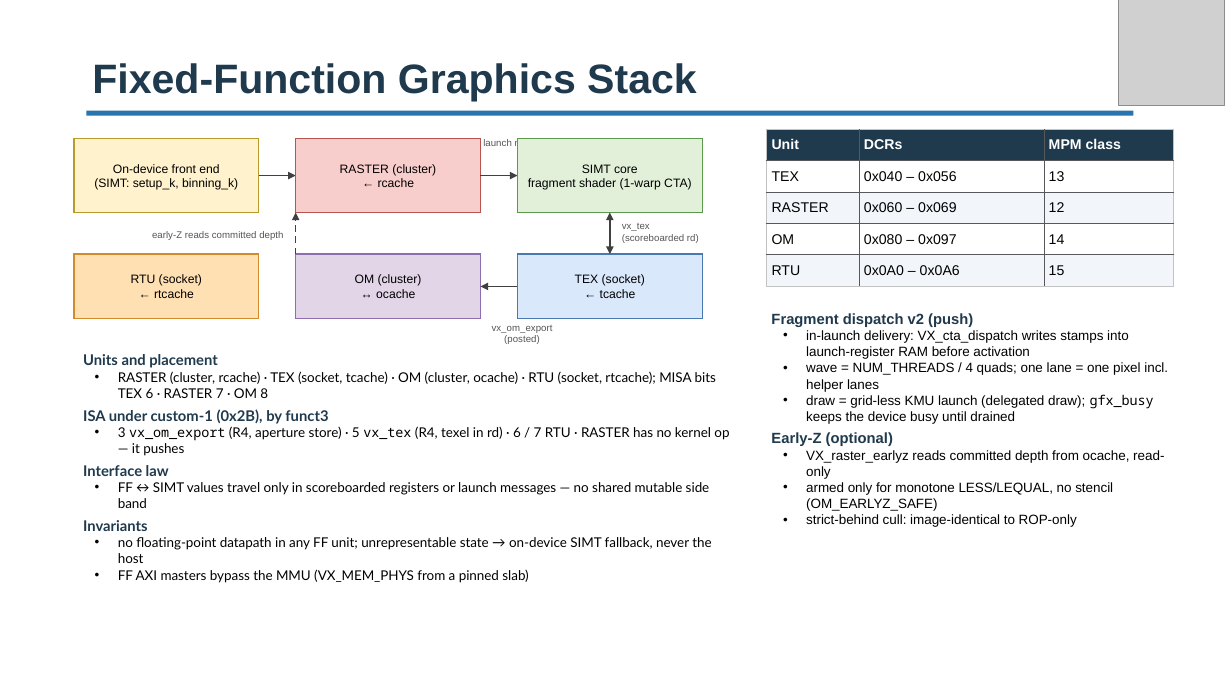
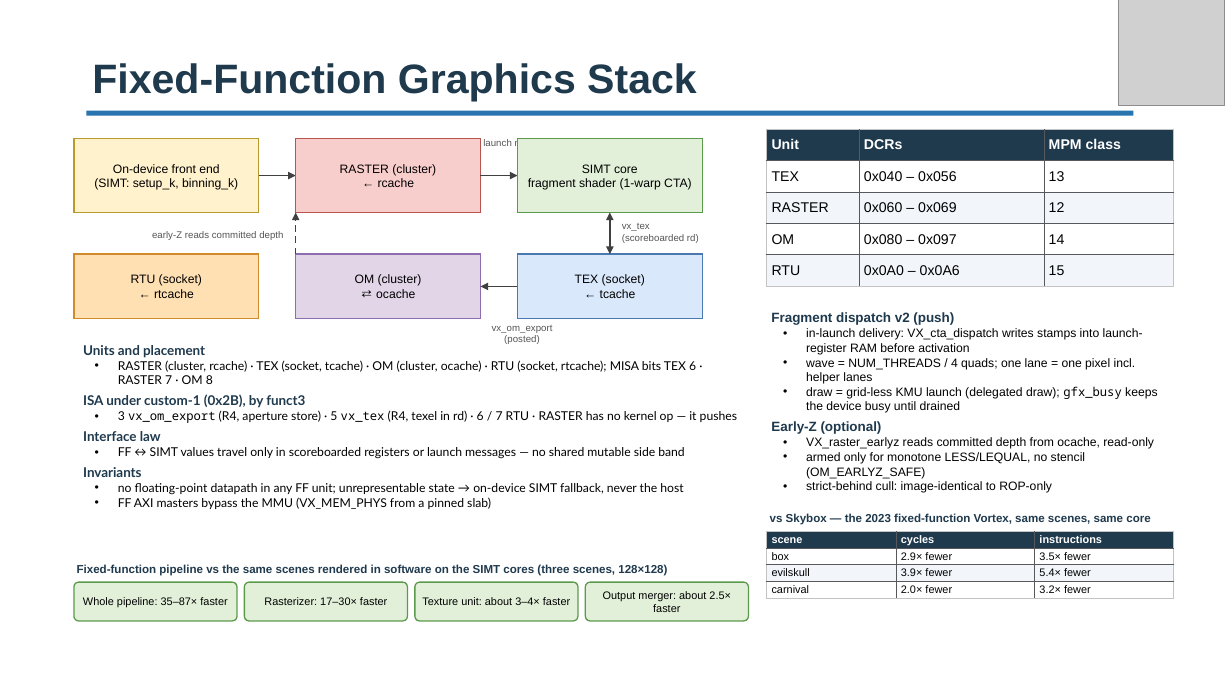
Before and after one commit to vortexgpgpu/vortex_tutorials, a slide deck: slide 20 of Slides_MICRO59/2.vortex_v3_architecture.pptx (slide 21 before the commit). Drawn at 1232x693 pixels with LibreOffice and Linux fonts; fonts in the diff are those of the drawing; grey boxes stand for pictures; background and template pictures are left out. Boxes give left, top, right and bottom in pixels: in the first picture for what was removed or moved away, otherwise in the second. Text is boxed around its words. In the diff, an @@ line names an element or a change of style, - is before the commit and + after.

```diff
--- a/Slides_MICRO59/2.vortex_v3_architecture.pptx
+++ b/Slides_MICRO59/2.vortex_v3_architecture.pptx
@@ text "Fragment dispatch v2 (push)" at [771,312,1157,493]: size 11.5 to 10.5 pt in "Fragment dispatch v2 (push)", "Early-Z (optional)"; size 10.5 to 9.5 pt @@
@@ text "Units and placement" at [83,360,737,509]: size 11.5 to 10.5 pt in "Units and placement", "ISA under custom-1 (0x2B), by funct3", "Interface law", "Invariants"; size 10.5 to 9.5 pt in "RASTER (cluster, rcache) · TEX (socket, tcache) ...", "3 vx_om_export (R4, aperture store) · 5 ...", "FF ↔ SIMT values travel only in ...", "no floating-point datapath in any FF unit; ..." and 1 more places @@
@@ table added at [767,531,1174,597], 4 rows, 3 columns @@
+scene | cycles | instructions
+box | 2.9× fewer | 3.5× fewer
+evilskull | 3.9× fewer | 5.4× fewer
+carnival | 2.0× fewer | 3.2× fewer
@@ text added at [770,513,1150,525], 9 pt, text #1F394D, bold @@
+vs Skybox — the 2023 fixed-function Vortex, same scenes, same core
@@ text added at [77,564,667,576], 9 pt, text #1F394D, bold @@
+Fixed-function pipeline vs the same scenes rendered in software on the SIMT cores (three scenes, 128×128)
@@ rounded rectangle added at [74,582,237,621], fill #E2F0D9, outline #5B9A4B 1 pt, 8.5 pt, text #000000 @@
+Whole pipeline: 35–87× faster
@@ rounded rectangle added at [245,582,408,621], fill #E2F0D9, outline #5B9A4B 1 pt, 8.5 pt, text #000000 @@
+Rasterizer: 17–30× faster
@@ rounded rectangle added at [415,582,578,621], fill #E2F0D9, outline #5B9A4B 1 pt, 8.5 pt, text #000000 @@
+Texture unit: about 3–4× faster
@@ rounded rectangle added at [585,582,748,621], fill #E2F0D9, outline #5B9A4B 1 pt, 8.5 pt, text #000000 @@
+Output merger: about 2.5× faster
```
Also in this commit, not shown: 15 other slides changed, 3 slides added, 4 slides removed, 4 other files.
